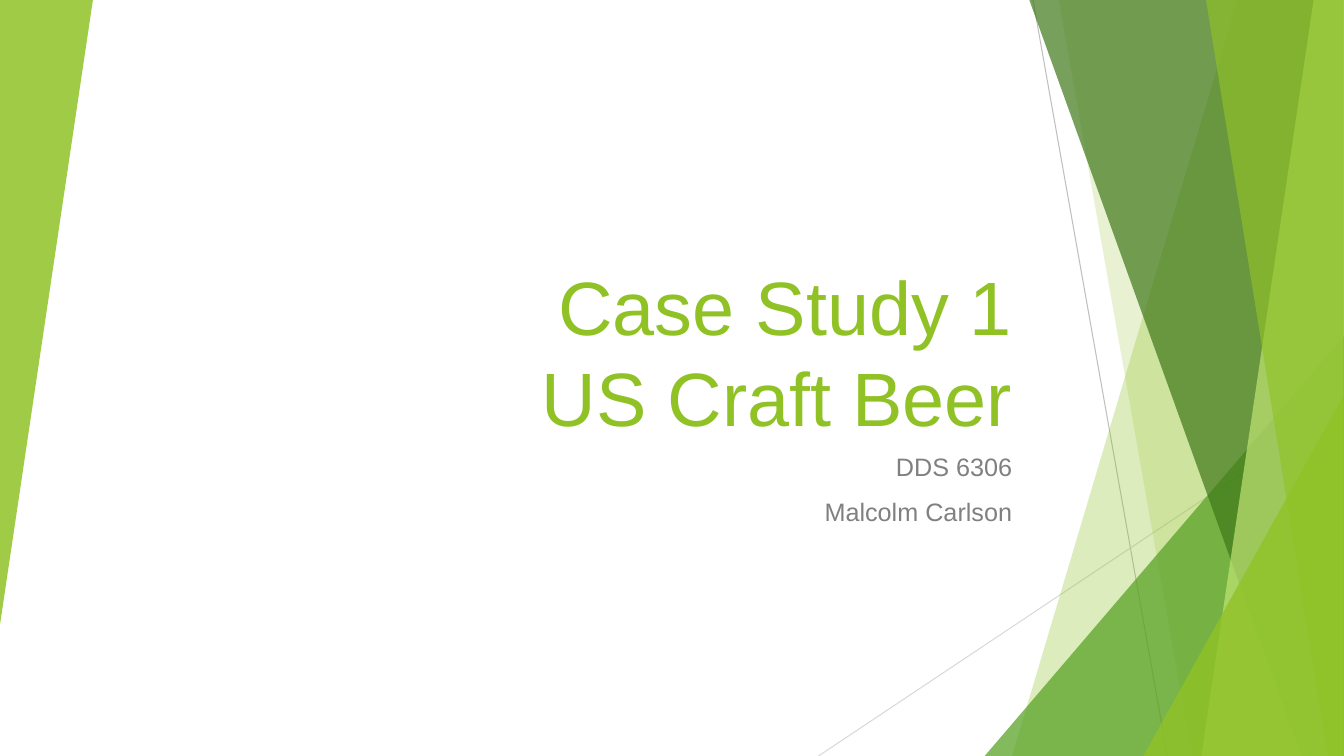
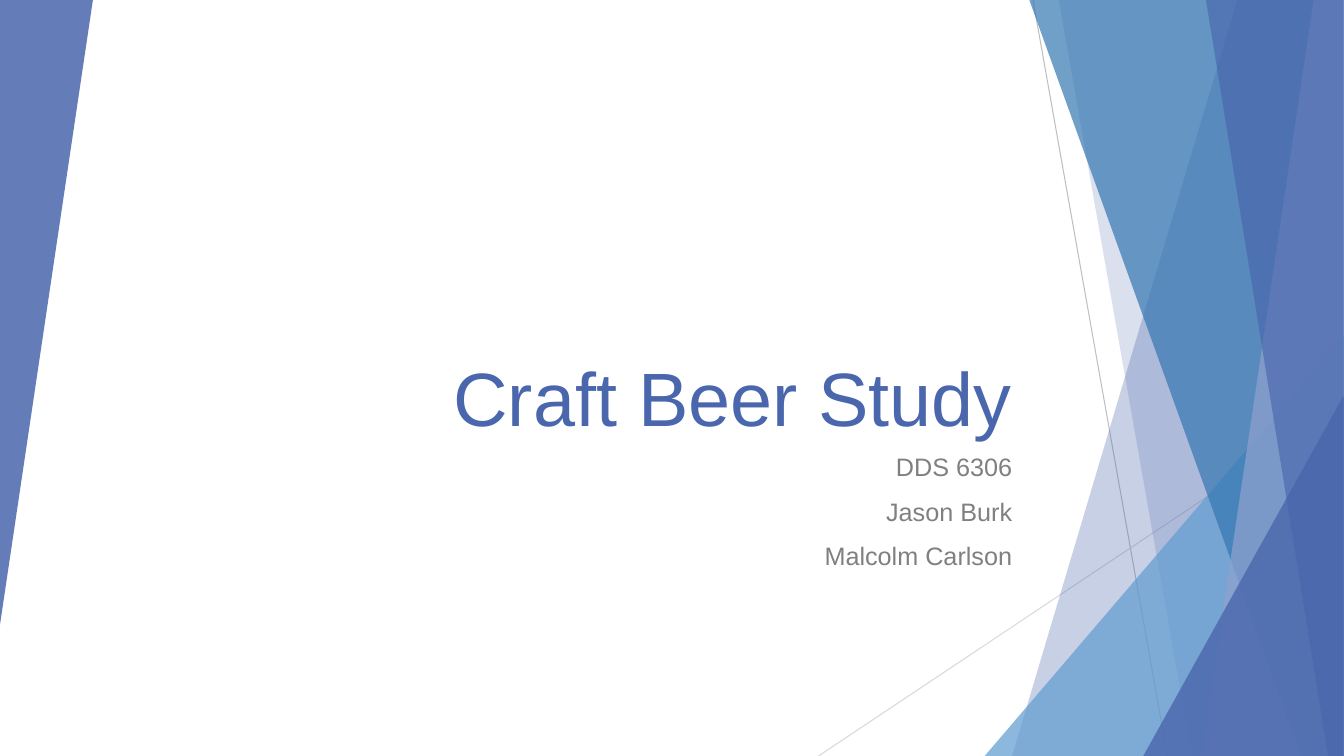
Before and after one commit to malcolmccarlson/DDS-CaseStudy1, a slide deck: slide 1 of MalcolmCarlsonBeerDataEDA.DDS6306.pptx. Drawn at 1344x756 pixels with LibreOffice and Linux fonts; fonts in the diff are those of the drawing. Boxes give left, top, right and bottom in pixels: in the first picture for what was removed or moved away, otherwise in the second. Text is boxed around its words. In the diff, an @@ line names an element or a change of style, - is before the commit and + after.

```diff
--- a/MalcolmCarlsonBeerDataEDA.DDS6306.pptx
+++ b/MalcolmCarlsonBeerDataEDA.DDS6306.pptx
@@ triangle at (x1=0, y1=0, x2=93, y2=625): fill #90C226 at 85% opacity to #4A66AC at 85% opacity @@
@@ freeform shape at (x1=1012, y1=0, x2=1344, y2=756): fill #90C226 at 30% opacity to #4A66AC at 30% opacity @@
@@ freeform shape at (x1=1029, y1=0, x2=1344, y2=756): fill #3F7819 at 70% opacity to #3477B2 at 70% opacity @@
@@ freeform shape at (x1=1059, y1=0, x2=1344, y2=756): fill #90C226 at 20% opacity to #4A66AC at 20% opacity @@
@@ freeform shape at (x1=1202, y1=0, x2=1344, y2=756): fill #C0E474 at 70% opacity to #90A2CF at 70% opacity @@
@@ freeform shape at (x1=1206, y1=0, x2=1344, y2=756): fill #90C226 at 65% opacity to #4A66AC at 65% opacity @@
@@ triangle at (x1=985, y1=336, x2=1344, y2=756): fill #54A021 at 72% opacity to #629DD1 at 72% opacity @@
@@ title at (x1=453, y1=371, x2=1012, y2=440): text changed; text colour #90C226 to #4A66AC @@
-Case Study 1
-US Craft Beer
+Craft Beer Study
@@ triangle at (x1=1143, y1=396, x2=1344, y2=756): fill #90C226 at 80% opacity to #4A66AC at 80% opacity @@
@@ subtitle at (x1=886, y1=503, x2=1012, y2=521): paragraph added @@
+Jason Burk
```
Also in this commit, not shown: 11 other slides changed, 6 slides added, 1 slide removed, 1 other file.
